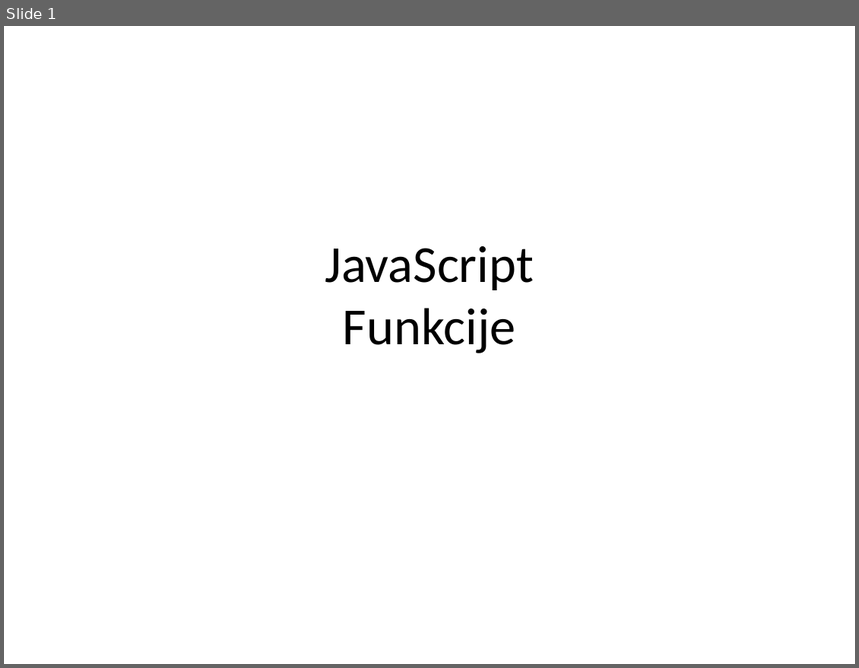
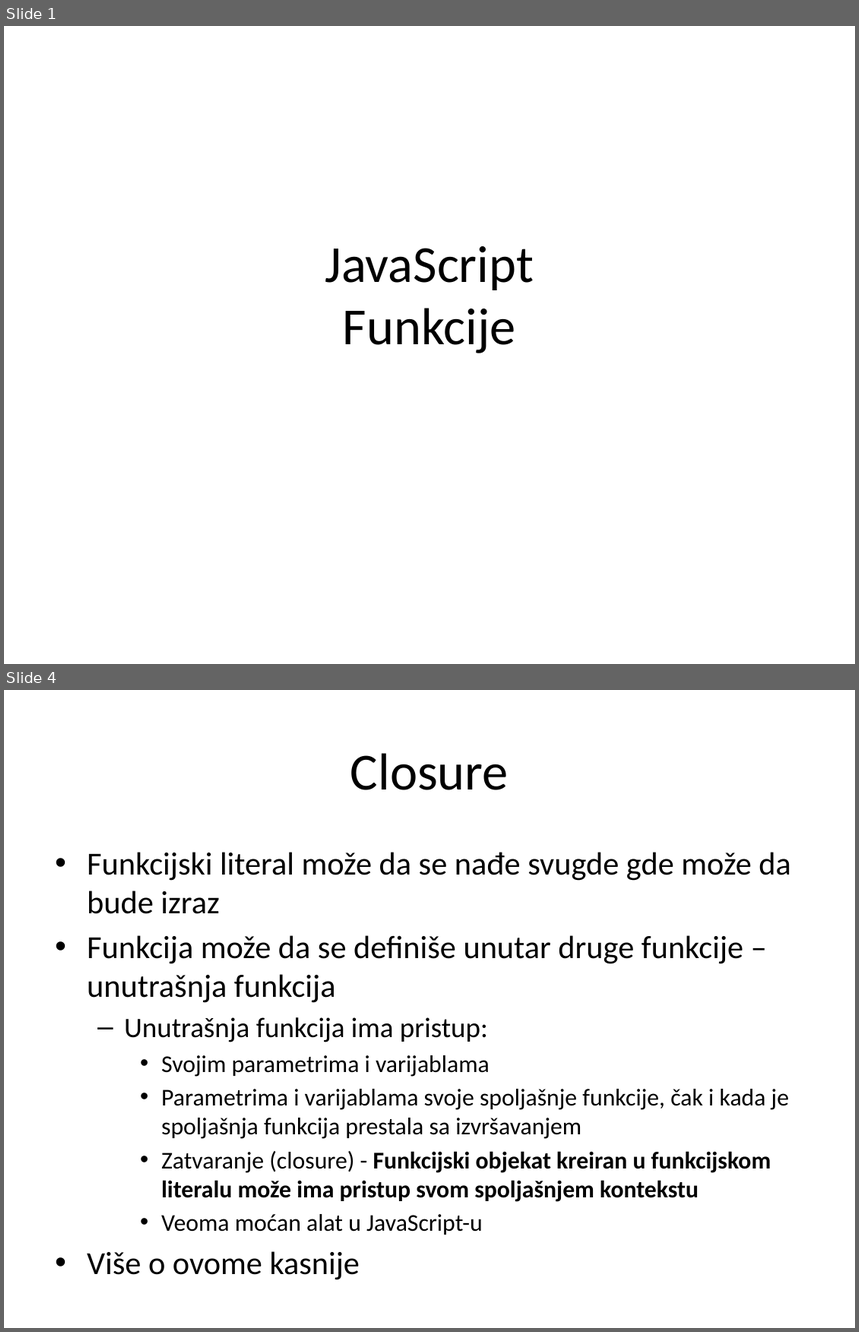
Before and after one commit to XWS2016/JavaScript, a slide deck: 02_Funkcije/JavaScript_02_Funkcije.pptx. Shown one above the other, each under a label of ours: slide 1 before the commit, slides 1 and 4 after it; the slides between them are not shown. The pictures are 859x668 and 859x1332 pixels, drawn with LibreOffice and Linux fonts; fonts in the diff are those of the drawing. Boxes give left, top, right and bottom in pixels: in the first picture for what was removed or moved away, otherwise in the second. Text is boxed around its words. In the diff, an @@ line names an element or a change of style, - is before the commit and + after.

Commit message:
funkcije - predavanja

```diff
--- a/02_Funkcije/JavaScript_02_Funkcije.pptx
+++ b/02_Funkcije/JavaScript_02_Funkcije.pptx
@@ slide 4 added at [4, 690, 855, 1328], background #FFFFFF @@
@@ title added at [351, 753, 509, 790], 44 pt, text #000000 @@
+Closure
@@ text added at [87, 852, 791, 1275], 20.4 pt, text #000000 @@
+• Funkcijski literal može da se nađe svugde gde može da bude izraz
+• Funkcija može da se definiše unutar druge funkcije – unutrašnja funkcija
+  – Unutrašnja funkcija ima pristup:
+    • Svojim parametrima i varijablama
+    • Parametrima i varijablama svoje spoljašnje funkcije, čak i kada je spoljašnja funkcija prestala sa izvršavanjem
+    • Zatvaranje (closure) - Funkcijski objekat kreiran u funkcijskom literalu može ima pristup svom spoljašnjem kontekstu
+    • Veoma moćan alat u JavaScript-u
+• Više o ovome kasnije
```
Also in this commit, not shown: 2 slides changed, 30 other slides added, 11 slides removed, 13 other files.
